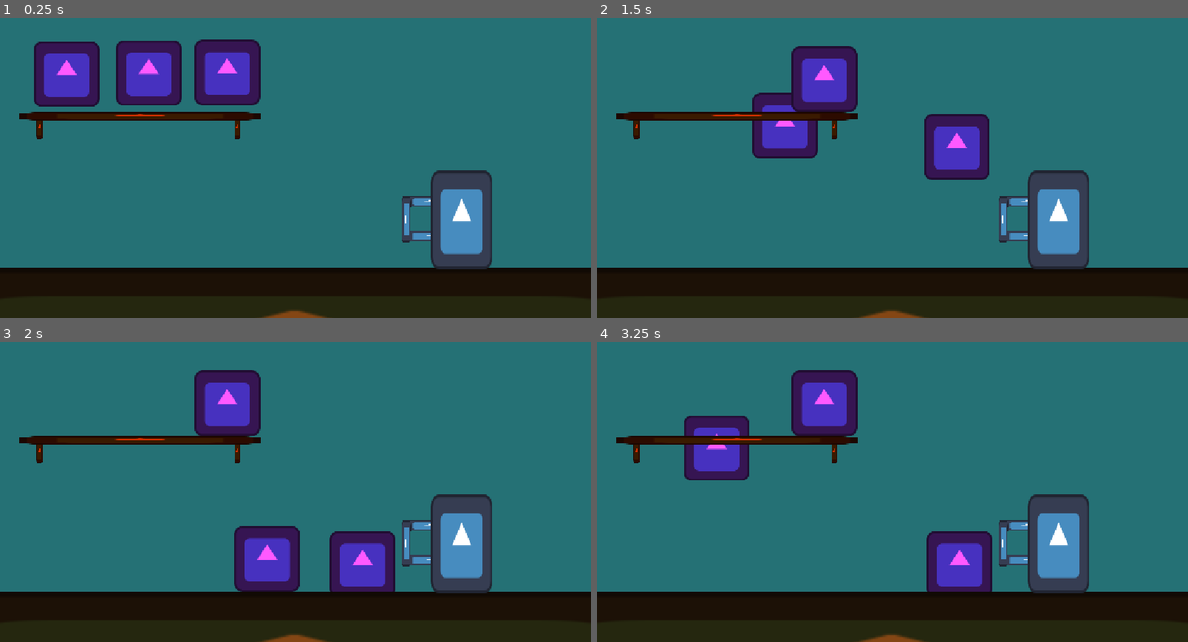
Above: before the commit, frames 1-4 (two rows, left to right).
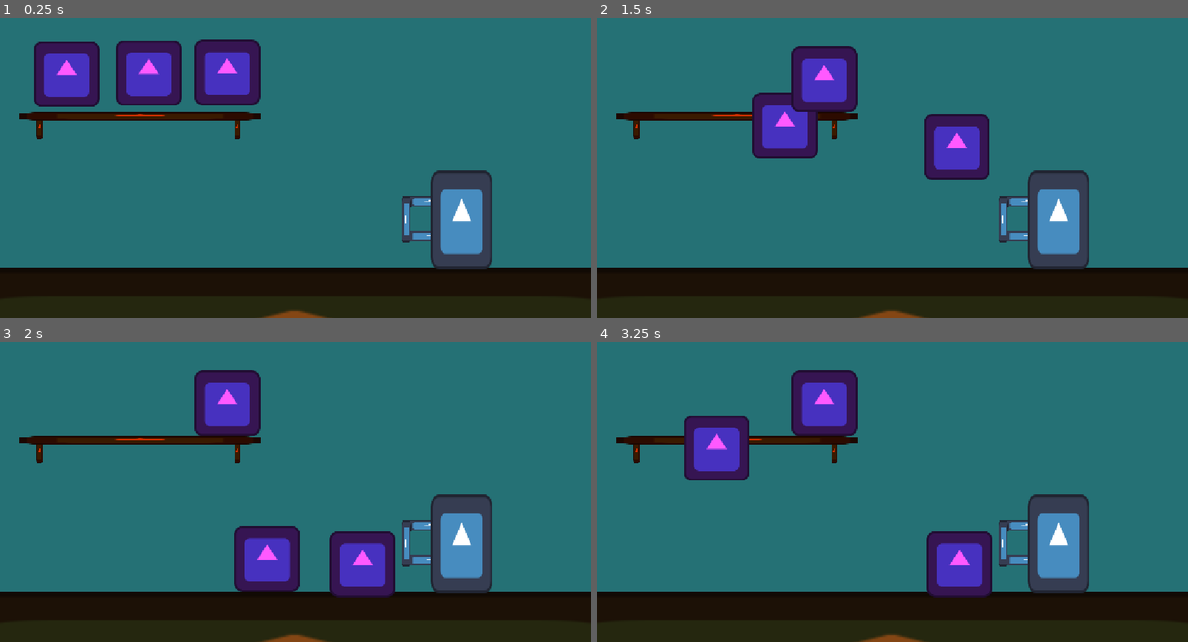
Above: after the commit, the same moments.

Repository: mittymatty/root_cafe
Game: Godot game, scene res://scenes/game.tscn
Two runs of this game, one before a commit and one after it. Both use one fixed random seed, a clock stepped at 60 frames per second and the inputs below. The engine's default icon, where the game draws it, is replaced by a stand-in: a white triangle on a blue panel in a dark square.
Inputs (mouse positions are in pixels of both pictures, inside the frame that each line leads up to):
- Up to frame 1 (0.25 s): no input
- Up to frame 2 (1.5 s): drag from (662, 78) to (951, 78) at 0.52 s; drag from (744, 78) to (862, 219) at 1.27 s
- Up to frame 3 (2 s): no input
- Up to frame 4 (3.25 s): move the mouse to (821, 402) at 2.02 s; click (821, 402) at 2.17 s; tap Enter at 2.75 s; drag from (862, 543) to (715, 426) at 2.77 s

Frame 1 is identical in both runs. In frame 2, 0.3% of the frame differs, in the area x 26-38%, y 31-35%; in frame 3, 0.2%; in frame 4, 0.5%, in the area x 14-67%, y 31-86%.

Commit message:
Added pouring mechanic

Diff:
--- a/project.godot
+++ b/project.godot
@@ -30,6 +30,7 @@
 2d_physics/layer_2="Ingredients"
 2d_physics/layer_3="ActiveIngredient"
 2d_physics/layer_4="Cup"
+2d_physics/layer_5="IngredientReceiver"
 
 [physics]
 
--- a/scenes/Ingredients/base_ingredient.tscn
+++ b/scenes/Ingredients/base_ingredient.tscn
@@ -16,4 +16,12 @@
 
 [node name="CollisionShape2D" type="CollisionShape2D" parent="." unique_id=139424697]
 
+[node name="PourCast" type="RayCast2D" parent="." unique_id=798074953]
+position = Vector2(57, -59)
+scale = Vector2(4, 4)
+target_position = Vector2(115.5, -0.75)
+collision_mask = 16
+collide_with_areas = true
+collide_with_bodies = false
+
 [connection signal="input_event" from="." to="." method="_on_input_event"]
--- a/scenes/Ingredients/test_ingredient1.tscn
+++ b/scenes/Ingredients/test_ingredient1.tscn
@@ -8,9 +8,14 @@
 
 [node name="TestIngredient1" unique_id=87222405 instance=ExtResource("1_awr7g")]
 script = ExtResource("2_qfugs")
+ingredient_pouring_radians = 1.75
 
 [node name="Sprite2D" parent="." index="0" unique_id=1392852514]
 modulate = Color(1, 0.34901962, 1, 1)
 
 [node name="CollisionShape2D" parent="." index="1" unique_id=139424697]
 shape = SubResource("RectangleShape2D_em5jb")
+
+[node name="PourCast" parent="." index="2" unique_id=798074953]
+target_position = Vector2(109.5, -31.75)
+hit_from_inside = true
--- a/scenes/cup.tscn
+++ b/scenes/cup.tscn
@@ -1,5 +1,6 @@
 [gd_scene format=3 uid="uid://ckdex6j13iw30"]
 
+[ext_resource type="Script" uid="uid://bf87u6n472t7j" path="res://scripts/cup.gd" id="1_7q2t1"]
 [ext_resource type="Texture2D" uid="uid://csi1vcvuv1ujy" path="res://icon.svg" id="1_vafus"]
 
 [sub_resource type="RectangleShape2D" id="RectangleShape2D_xrivr"]
@@ -8,9 +9,18 @@
 [sub_resource type="RectangleShape2D" id="RectangleShape2D_13qdw"]
 size = Vector2(39, 59)
 
+[sub_resource type="RectangleShape2D" id="RectangleShape2D_b1lj4"]
+size = Vector2(80, 148)
+
+[sub_resource type="CapsuleShape2D" id="CapsuleShape2D_7f2x3"]
+radius = 9.333332
+height = 68.0
+
 [node name="Cup" type="StaticBody2D" unique_id=664389584]
 scale = Vector2(1.5, 1.5)
 collision_layer = 8
+collision_mask = 0
+script = ExtResource("1_7q2t1")
 
 [node name="Sprite2D2" type="Sprite2D" parent="." unique_id=395095008]
 position = Vector2(-36, -24)
@@ -32,9 +42,31 @@
 scale = Vector2(0.625, 1)
 texture = ExtResource("1_vafus")
 
-[node name="CollisionShape2D" type="CollisionShape2D" parent="." unique_id=347727921]
+[node name="BodyCollision" type="CollisionShape2D" parent="." unique_id=347727921]
 shape = SubResource("RectangleShape2D_xrivr")
 
-[node name="CollisionShape2D2" type="CollisionShape2D" parent="." unique_id=1523785716]
+[node name="HandleCollision" type="CollisionShape2D" parent="." unique_id=1523785716]
 position = Vector2(-58, -1)
 shape = SubResource("RectangleShape2D_13qdw")
+
+[node name="TippingZone" type="Area2D" parent="." unique_id=649246334]
+collision_layer = 0
+collision_mask = 4
+
+[node name="CollisionShape2D" type="CollisionShape2D" parent="TippingZone" unique_id=75868846]
+position = Vector2(0, -142.66667)
+shape = SubResource("RectangleShape2D_b1lj4")
+debug_color = Color(0.70961446, 3.3691526e-07, 0.37117797, 0.41960785)
+
+[node name="Receiver" type="Area2D" parent="." unique_id=333444175]
+collision_layer = 16
+collision_mask = 0
+
+[node name="CollisionShape2D" type="CollisionShape2D" parent="Receiver" unique_id=1856876332]
+position = Vector2(0, 50.666668)
+rotation = 1.5707964
+shape = SubResource("CapsuleShape2D_7f2x3")
+debug_color = Color(0.6162499, 0.5366143, 0, 0.41960785)
+
+[connection signal="body_entered" from="TippingZone" to="." method="_on_tipping_zone_body_entered"]
+[connection signal="body_exited" from="TippingZone" to="." method="_on_tipping_zone_body_exited"]
--- a/scenes/game.tscn
+++ b/scenes/game.tscn
@@ -1,6 +1,6 @@
 [gd_scene format=3 uid="uid://d20agtqda16r6"]
 
-[ext_resource type="Script" uid="uid://d1f843ey1svfb" path="res://scenes/game.gd" id="1_lnu2h"]
+[ext_resource type="Script" uid="uid://d1f843ey1svfb" path="res://scripts/game.gd" id="1_lnu2h"]
 [ext_resource type="PackedScene" uid="uid://cspp73gjldpwg" path="res://scenes/bench_top.tscn" id="1_uwrxv"]
 [ext_resource type="PackedScene" uid="uid://tpe65j26vyje" path="res://scenes/Ingredients/test_ingredient1.tscn" id="2_yqjtg"]
 [ext_resource type="PackedScene" uid="uid://v0lweanbyfld" path="res://scenes/shelf.tscn" id="5_iywne"]
@@ -44,6 +44,15 @@
 [node name="CollisionShape2D" type="CollisionShape2D" parent="Kitchen/Boundaries/BoundaryBottom" unique_id=432527184]
 shape = SubResource("WorldBoundaryShape2D_xrivr")
 
+[node name="BenchTop" parent="Kitchen" unique_id=1935621242 instance=ExtResource("1_uwrxv")]
+position = Vector2(-2, 278)
+
+[node name="Shelf" parent="Kitchen" unique_id=420292646 instance=ExtResource("5_iywne")]
+position = Vector2(-303, -70)
+
+[node name="Cup" parent="Kitchen" unique_id=664389584 instance=ExtResource("5_p57ef")]
+position = Vector2(324, 133)
+
 [node name="Ingredients" type="Node2D" parent="Kitchen" unique_id=1849979381]
 
 [node name="TestIngredient1" parent="Kitchen/Ingredients" unique_id=87222405 instance=ExtResource("2_yqjtg")]
@@ -54,12 +63,3 @@
 
 [node name="TestIngredient3" parent="Kitchen/Ingredients" unique_id=308905303 instance=ExtResource("2_yqjtg")]
 position = Vector2(-133, -189)
-
-[node name="BenchTop" parent="Kitchen" unique_id=1935621242 instance=ExtResource("1_uwrxv")]
-position = Vector2(-2, 278)
-
-[node name="Shelf" parent="Kitchen" unique_id=420292646 instance=ExtResource("5_iywne")]
-position = Vector2(-303, -70)
-
-[node name="Cup" parent="." unique_id=664389584 instance=ExtResource("5_p57ef")]
-position = Vector2(324, 133)
--- a/scripts/base_ingredient.gd
+++ b/scripts/base_ingredient.gd
@@ -1,33 +1,61 @@
 class_name Ingredient extends RigidBody2D
 signal clicked
 
-@export var ingredient_weight : float = 20.0 #When thrown, the ingedients velocity will be divided by this
+@onready var pour_cast: RayCast2D = $PourCast
+
+@export_subgroup("Configuration")
+@export var ingredient_weight : float = 20.0 #When thrown, the ingedient's velocity will be divided by this
+@export var ingredient_pouring_radians : float = 1.0 #The angle the ingredient will begin pouring its contents at while held.
+
 var held : bool = false
 var in_tip_zone : bool = false
 var current_hold_offset : Vector2 = Vector2.ZERO
-var rotation_step : float = 0.06
+var rotation_step : float = 0.05
 
 func _on_input_event(_viewport: Node, event: InputEvent, _shape_idx: int) -> void:
 	if event is InputEventMouseButton and event.button_index == MOUSE_BUTTON_LEFT and event.pressed:
 		clicked.emit(self)
 
-func _physics_process(_delta):
+func rotate_to_target_radian(target_radian : float) -> void:
+	global_rotation += rotation_step if global_rotation < target_radian else -rotation_step
+	if !in_tip_zone and ((global_rotation < rotation_step and global_rotation > target_radian) or (global_rotation > rotation_step and global_rotation < target_radian)):
+		global_rotation = target_radian
+
+func _physics_process(_delta) -> void:
 	if !held: return
+
 	global_transform.origin = get_global_mouse_position() + current_hold_offset
+
+	if in_tip_zone and pour_cast.is_colliding():
+		pour()
+
 	if !is_zero_approx(global_rotation) and !in_tip_zone: #Reset to upright if not in place where we want to tip ingredients.
-		global_rotation += rotation_step if global_rotation < 0 else -rotation_step
-		if (global_rotation < rotation_step and global_rotation > 0.0) or (global_rotation > rotation_step and global_rotation < 0.0):
-			global_rotation = 0.0
+		rotate_to_target_radian(0.0)
+	elif in_tip_zone:
+		rotate_to_target_radian(ingredient_pouring_radians)
 
-func pickup():
+func pickup() -> void:
 	if held: return
+
+	#Switch to the layer "ActiveIngredient" so cup can detect it.
+	set_collision_layer_value(2,false)
+	set_collision_layer_value(3,true)
+
 	current_hold_offset = global_transform.origin - get_global_mouse_position()
 	freeze = true
 	held = true
 
-func drop(impulse : Vector2):
+func drop(impulse : Vector2) -> void:
 	if !held: return
+
+	#Switch to the layer "Ingredient" so cup can't detect it.
+	set_collision_layer_value(2,true)
+	set_collision_layer_value(3,false)
+
 	freeze = false
 	held = false
 	lock_rotation = false
 	apply_central_impulse(impulse/ingredient_weight)
+
+func pour() -> void:
+	print("pouring") #Override this later
--- /dev/null
+++ b/scripts/cup.gd
@@ -0,0 +1,19 @@
+extends StaticBody2D
+@onready var tipping_zone: Area2D = $TippingZone
+
+var current_ingredient_pouring : Ingredient = null
+
+func _on_tipping_zone_body_entered(body: Node2D) -> void:
+	if !body is Ingredient: return
+	current_ingredient_pouring = body
+	current_ingredient_pouring.in_tip_zone = true
+
+func _on_tipping_zone_body_exited(body: Node2D) -> void:
+	if !body is Ingredient: return
+	if body == current_ingredient_pouring:
+		current_ingredient_pouring.in_tip_zone = false
+		current_ingredient_pouring = null
+
+func _physics_process(_delta: float) -> void:
+	#print(current_ingredient_pouring)
+	pass
Not shown, added: scripts/cup.gd.uid
Renamed: scenes/game.gd -> scripts/game.gd
Renamed: scenes/game.gd.uid -> scripts/game.gd.uid
